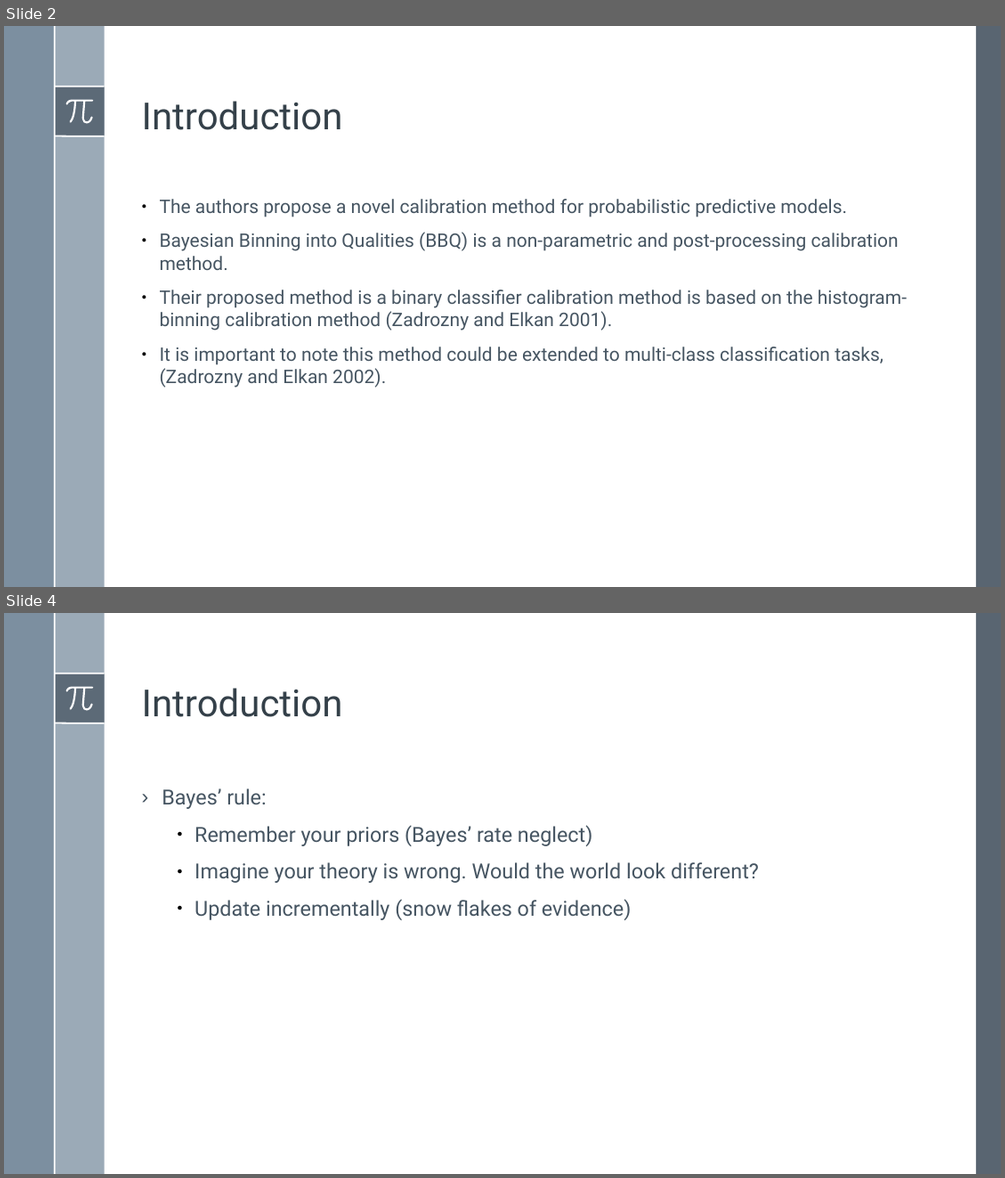
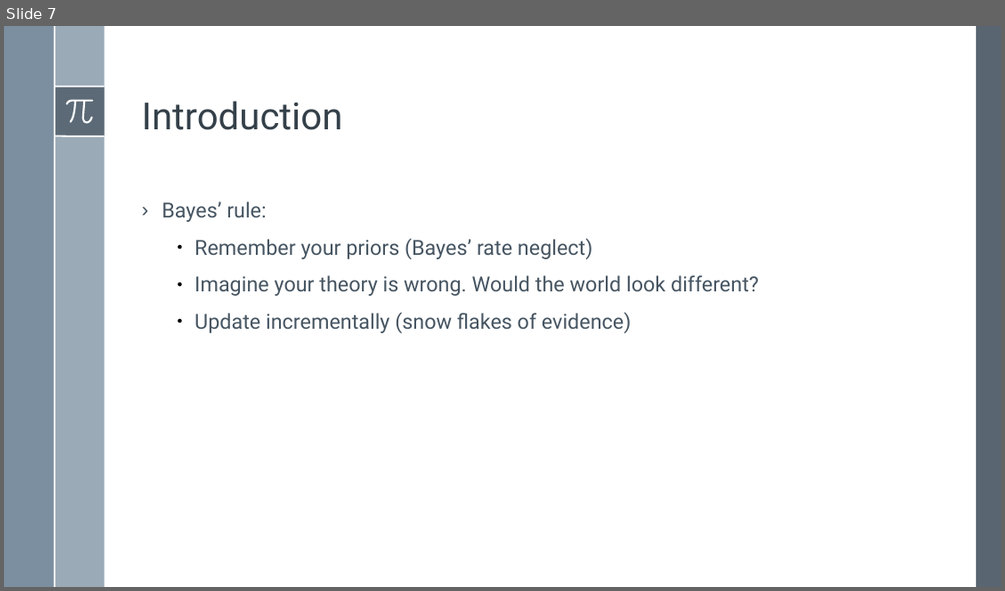
Before and after one commit to BardiaMojra/presentations, a slide deck: unified_probabilistic_deep_continual_learning_through_generative_replay_and_open_set_recognition/presentation.odp. Shown one above the other, each under a label of ours: slides 2 and 4 before the commit, slide 7 after it; the slides between them are not shown. The pictures are 1005x1178 and 1005x591 pixels, drawn with LibreOffice and Linux fonts; fonts in the diff are those of the drawing. Boxes give left, top, right and bottom in pixels: in the first picture for what was removed or moved away, otherwise in the second. Text is boxed around its words. In the diff, an @@ line names an element or a change of style, - is before the commit and + after.

```diff
--- a/unified_probabilistic_deep_continual_learning_through_generative_replay_and_open_set_recognition/presentation.odp
+++ b/unified_probabilistic_deep_continual_learning_through_generative_replay_and_open_set_recognition/presentation.odp
@@ slide 2 removed at [4,26,1001,587], background #FFFFFF; not listed: 8 template elements that a slide beside it also shows @@
@@ text removed at [142,101,343,130] @@
-Introduction
@@ text removed at [160,199,906,387] @@
-● The authors propose a novel calibration method for probabilistic predictive models.
-● Bayesian Binning into Qualities (BBQ) is a non-parametric and post-processing calibration method.
-● Their proposed method is a binary classifier calibration method is based on the histogram-binning calibration method (Zadrozny and Elkan 2001).
-● It is important to note this method could be extended to multi-class classification tasks, (Zadrozny and Elkan 2002).
@@ what was slide 4 is now slide 7 @@
```
Also in this commit, not shown: 1 slide changed, 5 slides added, 1 other slide removed, 4 other files.
